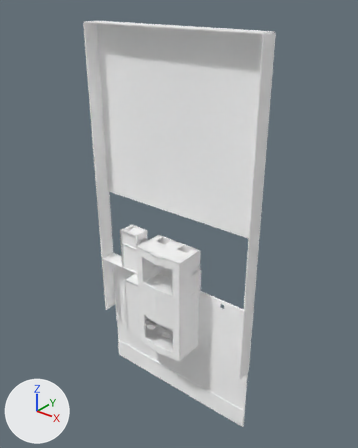
Renders of the glTF model assets/units/pd2_mod_hgs/mockup/mockup.glb from each side of a commit.
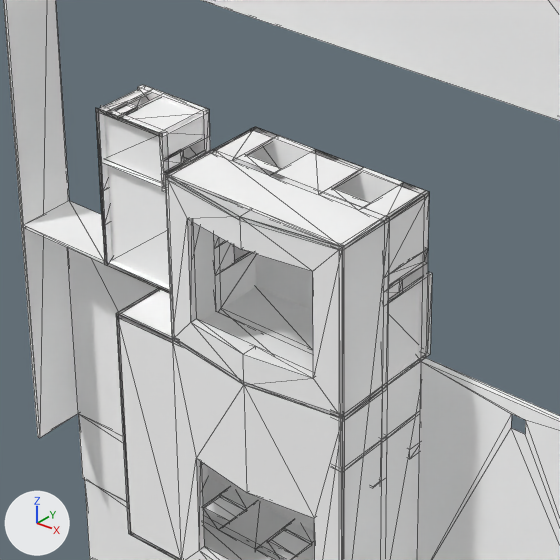
Old and new are each drawn whole from a 50 mm camera at (64.2, -88.4, 72.4) aimed at (-6.5, 0.0, 17.6) and again close up on the part from 27% to 65% of the width and 45% to 76% of the height. Every picture has the same lights, and +X, +Y and +Z are marked at lower left. The close-ups show mesh edges as thin lines. Where no turn or scale is listed for an object, it has been applied to the vertices. Vertices at the same position are counted once.

In view in the first close-up: 'g_mkp'.
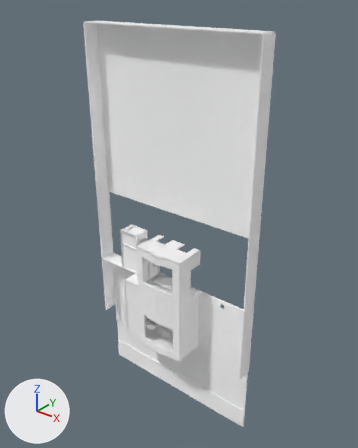
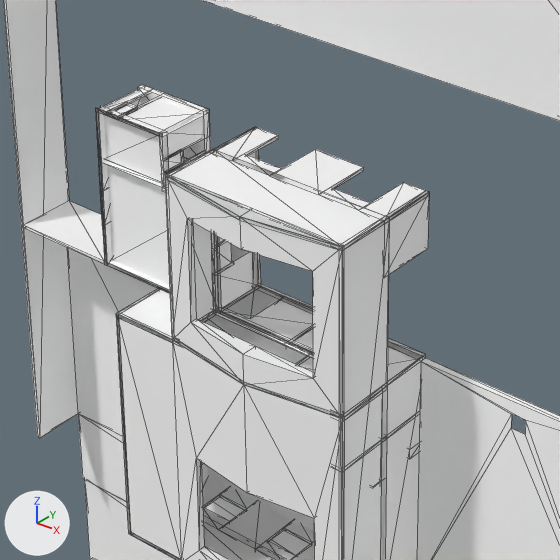
Pixel boxes (x1, y1, x2, y2) of what changed, in the close-ups (560 x 560 px):
part 1 of me_g_g, deleted: before (388, 279, 402, 302)
part 2 of me_g_g, cut back: before (193, 128, 432, 560); after (219, 183, 429, 560)

The change in detail:
me_g_g is used by ob_g_mkp; location (0.0, 0.0, 0.0).
me_g_g had 738 vertices, 1204 faces and spanned x -32.3..16.3, y -9.0..1.0, z -38.0..64.2.
me_g_g now has 709 vertices, 1116 faces and spans x -32.3..16.3, y -9.0..0.5, z -38.0..64.2.
me_g_g part 1: the loose piece of 8 vertices spanning x -0.3..0.0, y -4.0..-2.1, z 6.0..7.0 is deleted.
Part 2, on me_g_g:
21 vertices are removed from x -14.0..0.0, y -4.0..1.0, z 0.0..12.0.
104 faces are deleted.
26 new faces join them.
